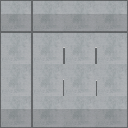
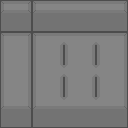
Layers edited between the first and the second 128×128 image:
painted on "light" over [1, 1, 127, 109]
hid "concrete copy" over [0, 0, 128, 128]
hid "reinforced concrete" over [0, 0, 128, 128]
